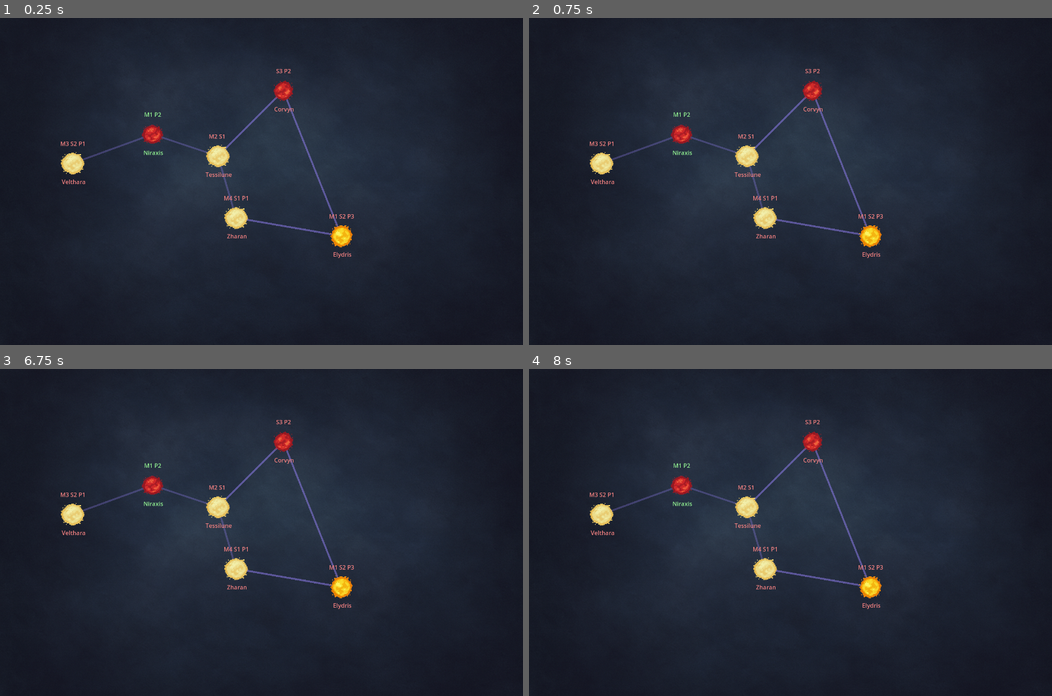
Above: before the commit, frames 1-4 (two rows, left to right).
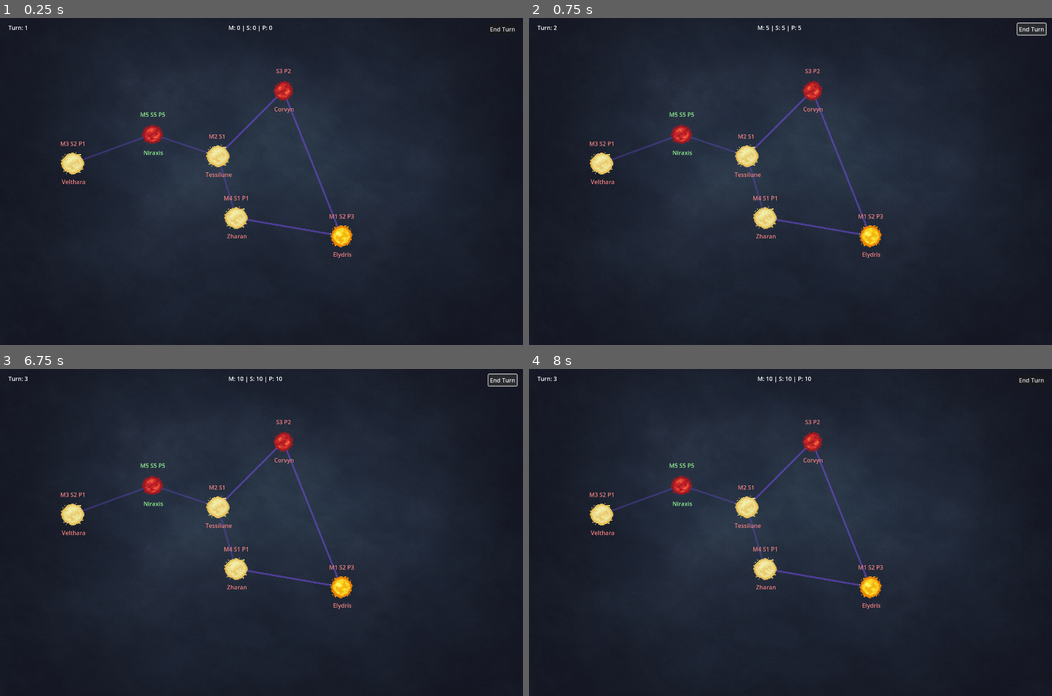
Above: after the commit, the same moments.

Repository: igjese/galaxy-campaign
Game: Godot game, scene res://map.tscn
Same seed, same stepped clock (60 frames per second), same inputs: the game is played once before the commit and once after it.
Inputs (mouse positions are in pixels of both pictures, inside the frame that each line leads up to):
- Up to frame 1 (0.25 s): no input
- Up to frame 2 (0.75 s): click (1031, 27) at 0.5 s, where only the run after the commit has a clickable "End Turn"
- Up to frame 3 (6.75 s): click "Niraxis" at 1.25 s; click "Velthara" at 2 s; click "Tessilune" at 2.75 s; click "Corvyn" at 3.5 s; click "Zharan" at 4.25 s; click "Elydris" at 5 s; click "Velthara" at 5.75 s; click (502, 378) at 6.5 s, where only the run after the commit has a clickable "End Turn"
- Up to frame 4 (8 s): click "Niraxis" at 7.25 s

The runs differ from the first frame. In frame 1, 0.4% of the frame differs, in the area x 1-99%, y 2-67%; in frame 2, 0.5%; in frame 3, 0.5%, in the area x 1-99%, y 1-67%; in frame 4, 0.4%.

Commit message:
end turn, resources

Diff:
--- a/game_data.gd
+++ b/game_data.gd
@@ -1,4 +1,10 @@
 extends Node
+
+var turn := 1
+var player_materials := 0
+var player_supply := 0
+var player_personnel := 0
+
 
 var systems = {
     "Velthara": {
@@ -9,9 +15,9 @@
     },
     "Niraxis": {
         "position": Vector2(420, 320),
-        "materials": 1,
-        "supply": 0,
-        "personnel": 2,
+        "materials": 5,
+        "supply": 5,
+        "personnel": 5,
         "faction": "player"
     },
     "Tessilune": {
--- a/map.gd
+++ b/map.gd
@@ -9,6 +9,7 @@
     randomize()
     spawn_stars()
     draw_connections()
+    update_gui()
 
 func spawn_stars():
     for name in GameData.systems.keys():
@@ -38,3 +39,32 @@
 
             connection_lines.add_point(pos_a)
             connection_lines.add_point(pos_b)
+
+
+func _on_end_turn_pressed():
+    end_turn()
+
+
+func end_turn():
+    GameData.turn += 1
+    # Add system output to player resources
+    for star in system_map.values():
+        if star.faction == "player":
+            GameData.player_materials += star.materials
+            GameData.player_supply += star.supply
+            GameData.player_personnel += star.personnel
+    update_gui()
+
+func update_gui():
+    update_turn()
+    update_resource_totals()
+
+func update_turn():
+    $UI/TurnCount.text = "Turn: %d" % GameData.turn
+
+func update_resource_totals():
+    $UI/Resources.text = "M: %d | S: %d | P: %d" % [
+        GameData.player_materials,
+        GameData.player_supply,
+        GameData.player_personnel
+    ]
--- a/map.tscn
+++ b/map.tscn
@@ -19,4 +19,36 @@
 
 [node name="ConnectionLines" type="Line2D" parent="."]
 width = 5.0
-default_color = Color(0.596078, 0.517647, 0.984314, 0.290196)
+default_color = Color(0.475884, 0.313445, 0.946131, 0.290196)
+
+[node name="UI" type="Control" parent="."]
+layout_mode = 3
+anchors_preset = 0
+offset_right = 1440.0
+offset_bottom = 900.0
+
+[node name="EndTurn" type="Button" parent="UI"]
+layout_mode = 0
+offset_left = 1345.0
+offset_top = 15.0
+offset_right = 1423.0
+offset_bottom = 46.0
+text = "End Turn"
+
+[node name="Resources" type="Label" parent="UI"]
+layout_mode = 0
+offset_left = 629.0
+offset_top = 15.0
+offset_right = 750.0
+offset_bottom = 38.0
+text = "M: 0 | S: 0 | P: 0"
+
+[node name="TurnCount" type="Label" parent="UI"]
+layout_mode = 0
+offset_left = 23.0
+offset_top = 15.0
+offset_right = 77.0
+offset_bottom = 38.0
+text = "Turn: 1"
+
+[connection signal="pressed" from="UI/EndTurn" to="." method="_on_end_turn_pressed"]
